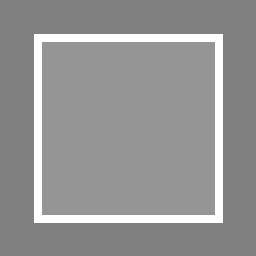
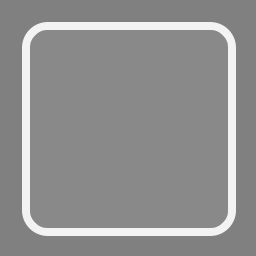
Layer changes from the first (256, 256) image to the second:
added layer "Rounded Rectangle 1" (90%) above "Rectangle 1" over box(22, 22, 236, 236)
hid "Rectangle 1" over box(34, 34, 223, 223)
